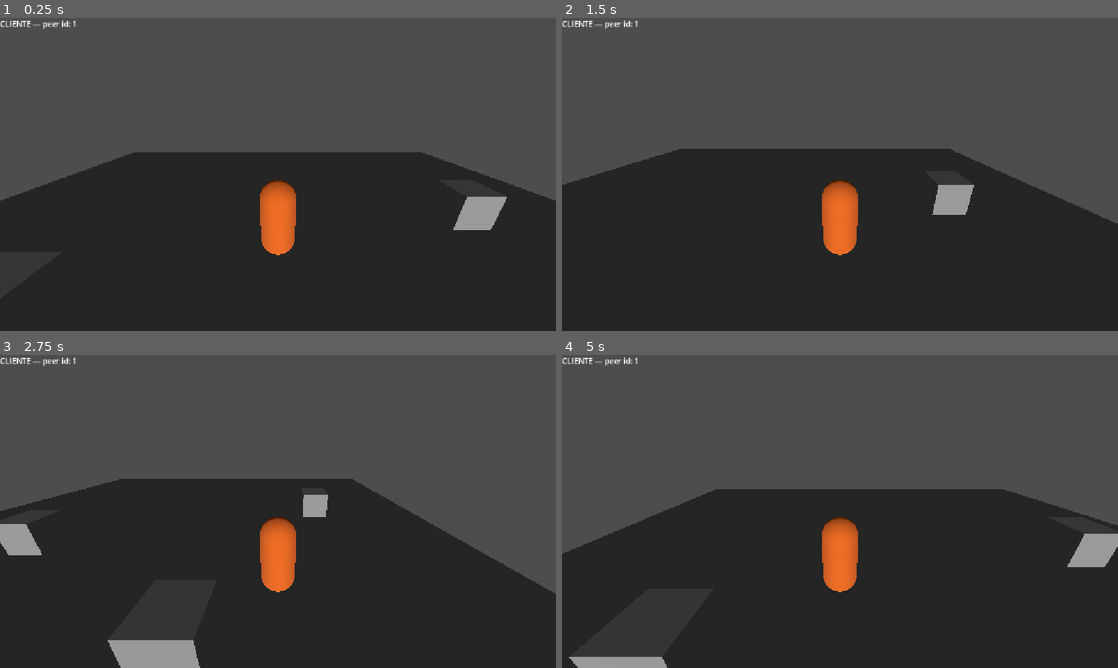
Above: before the commit, frames 1-4 (two rows, left to right).
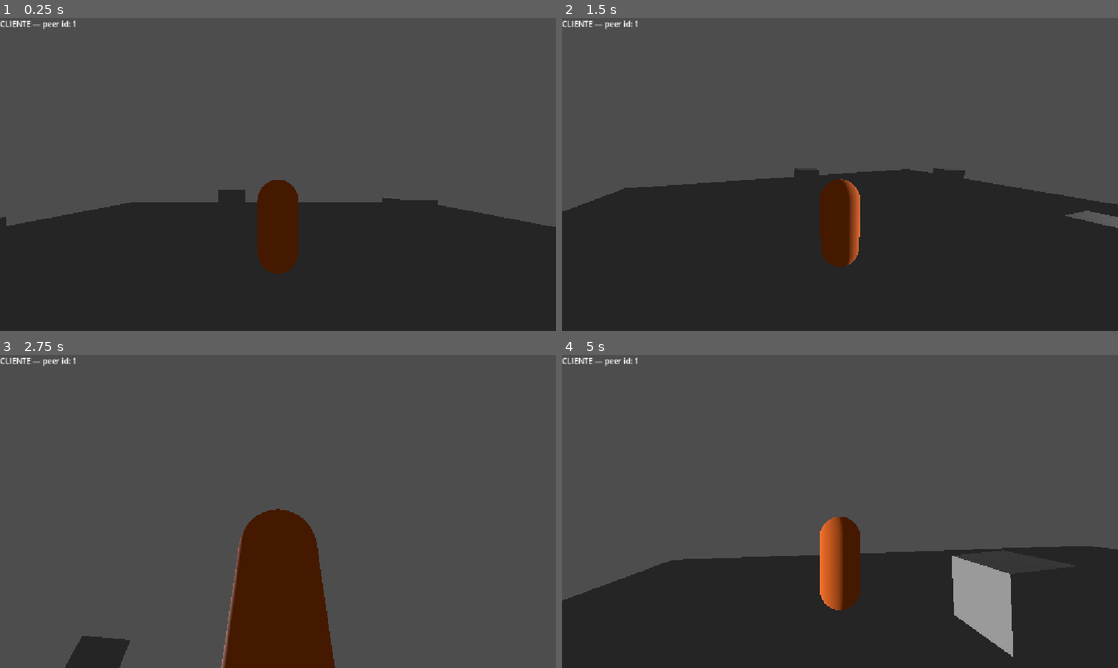
Above: after the commit, the same moments.

Repository: const-ntino/patas-no-crime
Game: Godot game, scene res://scenes/greybox/session1_test.tscn
Same seed, same stepped clock (60 frames per second), same inputs: the game is played once before the commit and once after it.
Inputs (mouse positions are in pixels of both pictures, inside the frame that each line leads up to):
- Up to frame 1 (0.25 s): no input
- Up to frame 2 (1.5 s): tap Enter at 0.5 s; move the mouse to (962, 158) at 0.52 s; hold D (move_right) 0.53-1.28 s; hold Shift (sneak) 0.53-1.28 s; click (962, 158) at 0.67 s; move the mouse to (728, 190) at 1.27 s; hold S (move_back) from 1.28 s (still down); tap Shift (sneak) at 1.35 s; click (728, 190) at 1.42 s
- Up to frame 3 (2.75 s): move the mouse to (333, 442) at 2.02 s; release S (move_back) at 2.03 s; hold D (move_right) from 2.03 s (still down); hold Shift (sneak) from 2.03 s (still down); click (333, 442) at 2.17 s
- Up to frame 4 (5 s): move the mouse to (812, 574) at 2.77 s; release D (move_right) at 2.78 s; release Shift (sneak) at 2.78 s; hold W (move_forward) 2.78-3.53 s; tap Shift (sneak) at 2.85, 4.35 s; click (812, 574) at 2.92 s; move the mouse to (1006, 558) at 3.52 s; hold Shift (sneak) 3.53-4.28 s; hold A (move_left) from 3.53 s (still down); click (1006, 558) at 3.67 s; tap Escape at 4.15 s; move the mouse to (673, 464) at 4.27 s; click (673, 464) at 4.42 s

The runs differ from the first frame. In frame 1, 15% of the frame differs, in the area x 0-100%, y 42-82%; in frame 2, 9.4%; in frame 3, 51%, in the area x 0-100%, y 39-100%; in frame 4, 22%.

Commit message:
M0 sessão 3: câmera terceira pessoa com mouse, SpringArm3D, autoridade separada de câmera/corpo/input

Diff:
--- a/scenes/characters/character.tscn
+++ b/scenes/characters/character.tscn
@@ -2,6 +2,7 @@
 
 [ext_resource type="Script" uid="uid://bg8ebmtv6hu8l" path="res://scripts/characters/character_body.gd" id="1_1bdar"]
 [ext_resource type="Script" uid="uid://dlbolpelg7htg" path="res://scripts/characters/player_input.gd" id="2_e22cc"]
+[ext_resource type="Script" uid="uid://bvly7gg4mi28j" path="res://scripts/characters/camera_rig.gd" id="3_e22cc"]
 
 [sub_resource type="CapsuleShape3D" id="CapsuleShape3D_73up6"]
 radius = 0.4
@@ -32,7 +33,11 @@
 properties/1/spawn = true
 properties/1/replication_mode = 1
 
+[sub_resource type="SphereShape3D" id="SphereShape3D_73up6"]
+radius = 0.3
+
 [node name="Character" type="CharacterBody3D" unique_id=1670055009]
+collision_layer = 2
 script = ExtResource("1_1bdar")
 
 [node name="CollisionShape3D" type="CollisionShape3D" parent="." unique_id=1635050640]
@@ -48,9 +53,18 @@
 [node name="InputSync" type="MultiplayerSynchronizer" parent="PlayerInput" unique_id=656298173]
 replication_config = SubResource("SceneReplicationConfig_1bdar")
 
-[node name="CameraFixed" type="Camera3D" parent="." unique_id=744996153]
-transform = Transform3D(1, 0, 0, 0, 0.9396926, 0.34202012, 0, -0.34202012, 0.9396926, 0, 2.5, 4)
-current = true
-
 [node name="TransformSync" type="MultiplayerSynchronizer" parent="." unique_id=1571446521]
 replication_config = SubResource("SceneReplicationConfig_e22cc")
+
+[node name="CameraRig" type="Node3D" parent="." unique_id=1786461463]
+transform = Transform3D(1, 0, 0, 0, 1, 0, 0, 0, 1, 0, 1, 0)
+script = ExtResource("3_e22cc")
+
+[node name="CameraPitch" type="Node3D" parent="CameraRig" unique_id=1769409426]
+
+[node name="SpringArm3D" type="SpringArm3D" parent="CameraRig/CameraPitch" unique_id=1180658445]
+transform = Transform3D(-1, 0, -8.742278e-08, 0, 1, 0, 8.742278e-08, 0, -1, 0, 0, 0)
+shape = SubResource("SphereShape3D_73up6")
+spring_length = 4.0
+
+[node name="Camera3D" type="Camera3D" parent="CameraRig/CameraPitch/SpringArm3D" unique_id=976143080]
--- /dev/null
+++ b/scripts/characters/camera_rig.gd
@@ -0,0 +1,49 @@
+extends Node3D
+class_name CameraRig
+
+## Rig de câmera em terceira pessoa. Junto com PlayerInput, é o único
+## lugar do projeto autorizado a ler Input.* (CLAUDE.md). 100% local:
+## nunca replicado em efeito, nunca participa da simulação — só decide
+## PRA ONDE este jogador está olhando. PlayerInput usa a orientação
+## deste nó (só o yaw, não o pitch) pra compor a intenção de movimento
+## já em espaço de mundo antes de subir pro host.
+
+@export var mouse_sensitivity: float = 0.005
+@export var invert_y: bool = false
+@export var pitch_min_deg: float = -60.0
+@export var pitch_max_deg: float = 10.0
+
+@onready var pitch_pivot: Node3D = $CameraPitch
+
+
+func _ready() -> void:
+	if not is_multiplayer_authority():
+		set_process_unhandled_input(false)
+		return
+	Input.mouse_mode = Input.MOUSE_MODE_CAPTURED
+
+
+func _unhandled_input(event: InputEvent) -> void:
+	if not is_multiplayer_authority():
+		return
+
+	if event is InputEventKey and event.pressed and event.keycode == KEY_ESCAPE:
+		Input.mouse_mode = (
+			Input.MOUSE_MODE_VISIBLE
+			if Input.mouse_mode == Input.MOUSE_MODE_CAPTURED
+			else Input.MOUSE_MODE_CAPTURED
+		)
+		return
+
+	if event is InputEventMouseButton and event.pressed and Input.mouse_mode == Input.MOUSE_MODE_VISIBLE:
+		Input.mouse_mode = Input.MOUSE_MODE_CAPTURED
+		return
+
+	if event is InputEventMouseMotion and Input.mouse_mode == Input.MOUSE_MODE_CAPTURED:
+		var y_sign: float = -1.0 if invert_y else 1.0
+
+		rotate_y(-event.relative.x * mouse_sensitivity)
+
+		var pitch: float = pitch_pivot.rotation.x + (event.relative.y * mouse_sensitivity * y_sign)
+		pitch = clamp(pitch, deg_to_rad(pitch_min_deg), deg_to_rad(pitch_max_deg))
+		pitch_pivot.rotation.x = pitch
--- a/scripts/characters/character_body.gd
+++ b/scripts/characters/character_body.gd
@@ -1,10 +1,4 @@
 extends CharacterBody3D
-
-## Corpo do personagem. A simulação só roda onde houver autoridade
-## multiplayer. Em sessão 1, sem peers remotos, a autoridade padrão do
-## Godot já é local por definição — o guard abaixo não muda nada visível
-## ainda, mas é a regra que vai importar a partir da sessão 2, quando o
-## host começar a simular também os corpos dos clientes.
 
 @export var move_speed: float = 5.0
 @export var sneak_speed_multiplier: float = 0.5
@@ -13,14 +7,9 @@
 
 @onready var player_input: PlayerInput = $PlayerInput
 @onready var mesh_instance: MeshInstance3D = $MeshInstance3D
-@onready var camera: Camera3D = $CameraFixed
-
+@onready var camera: Camera3D = $CameraRig/CameraPitch/SpringArm3D/Camera3D
 
 func _ready() -> void:
-	# Cada instância do jogo tem uma cópia de TODOS os personagens (pra
-	# poder ver os outros jogadores), mas só deve ATIVAR a câmera do
-	# personagem que é seu próprio — senão a câmera ativa vira uma
-	# loteria de "qual Camera3D entrou primeiro na árvore".
 	var is_local_player: bool = player_input.get_multiplayer_authority() == multiplayer.get_unique_id()
 	camera.current = is_local_player
 
@@ -44,3 +33,10 @@
 		mesh_instance.look_at(mesh_instance.global_position + direction, Vector3.UP)
 
 	move_and_slide()
+
+	# DEBUG TEMPORÁRIO — remover depois de diagnosticar
+	# DEBUG TEMPORÁRIO — remover depois de diagnosticar
+	if camera.current:
+		print("posição câmera: ", camera.global_position)
+		print("posição personagem: ", global_position)
+		print("direção da câmera (forward): ", -camera.global_transform.basis.z)
--- a/scripts/characters/player_input.gd
+++ b/scripts/characters/player_input.gd
@@ -2,19 +2,14 @@
 class_name PlayerInput
 
 ## Único lugar do projeto, junto com o rig de câmera, autorizado a ler
-## Input.*. Traduz teclado em intenção: um Vector2 no plano XZ do mundo.
-##
-## Importante: este nó é replicado em todo peer (MultiplayerSpawner
-## instancia a cena do personagem em todo mundo, pra todo mundo poder
-## ver todo mundo). Sem o guard de autoridade abaixo, CADA réplica leria
-## o teclado LOCAL de cada máquina, e a réplica do personagem do cliente
-## rodando na tela do host leria o teclado do host — fazendo todo mundo
-## se mover junto. Só a instância que pertence de fato ao peer dono
-## deve gerar intenção nova; as demais só recebem o valor via
-## MultiplayerSynchronizer (InputSync) e mantêm esse valor sem reescrevê-lo.
+## Input.*. Traduz teclado em intenção: um Vector2 no plano XZ do mundo,
+## já composto relativo à orientação (yaw) da câmera local. O host
+## recebe essa direção pronta e nunca sabe que câmera existe.
 
-var move_direction: Vector2 = Vector2.ZERO
-var is_sneaking: bool = false
+@export var move_direction: Vector2 = Vector2.ZERO
+@export var is_sneaking: bool = false
+
+@onready var camera_rig: Node3D = $"../CameraRig"
 
 
 func _process(_delta: float) -> void:
@@ -24,6 +19,18 @@
 	var input_vector := Vector2.ZERO
 	input_vector.x = Input.get_action_strength("move_right") - Input.get_action_strength("move_left")
 	input_vector.y = Input.get_action_strength("move_back") - Input.get_action_strength("move_forward")
+	if input_vector.length() > 1.0:
+		input_vector = input_vector.normalized()
 
-	move_direction = input_vector.normalized() if input_vector.length() > 1.0 else input_vector
+	var cam_forward: Vector3 = camera_rig.global_transform.basis.z
+	cam_forward.y = 0.0
+	cam_forward = cam_forward.normalized()
+
+	var cam_right: Vector3 = -camera_rig.global_transform.basis.x
+	cam_right.y = 0.0
+	cam_right = cam_right.normalized()
+
+	var world_direction: Vector3 = cam_right * input_vector.x + cam_forward * -input_vector.y
+
+	move_direction = Vector2(world_direction.x, world_direction.z)
 	is_sneaking = Input.is_action_pressed("sneak")
--- a/scripts/networking/game_manager.gd
+++ b/scripts/networking/game_manager.gd
@@ -68,6 +68,9 @@
 
 	character.set_multiplayer_authority(1)
 
+	var camera_rig: Node = character.get_node("CameraRig")
+	camera_rig.set_multiplayer_authority(peer_id)
+
 	var player_input: Node = character.get_node("PlayerInput")
 	player_input.set_multiplayer_authority(peer_id)
 
Not shown, added: scripts/characters/camera_rig.gd.uid
